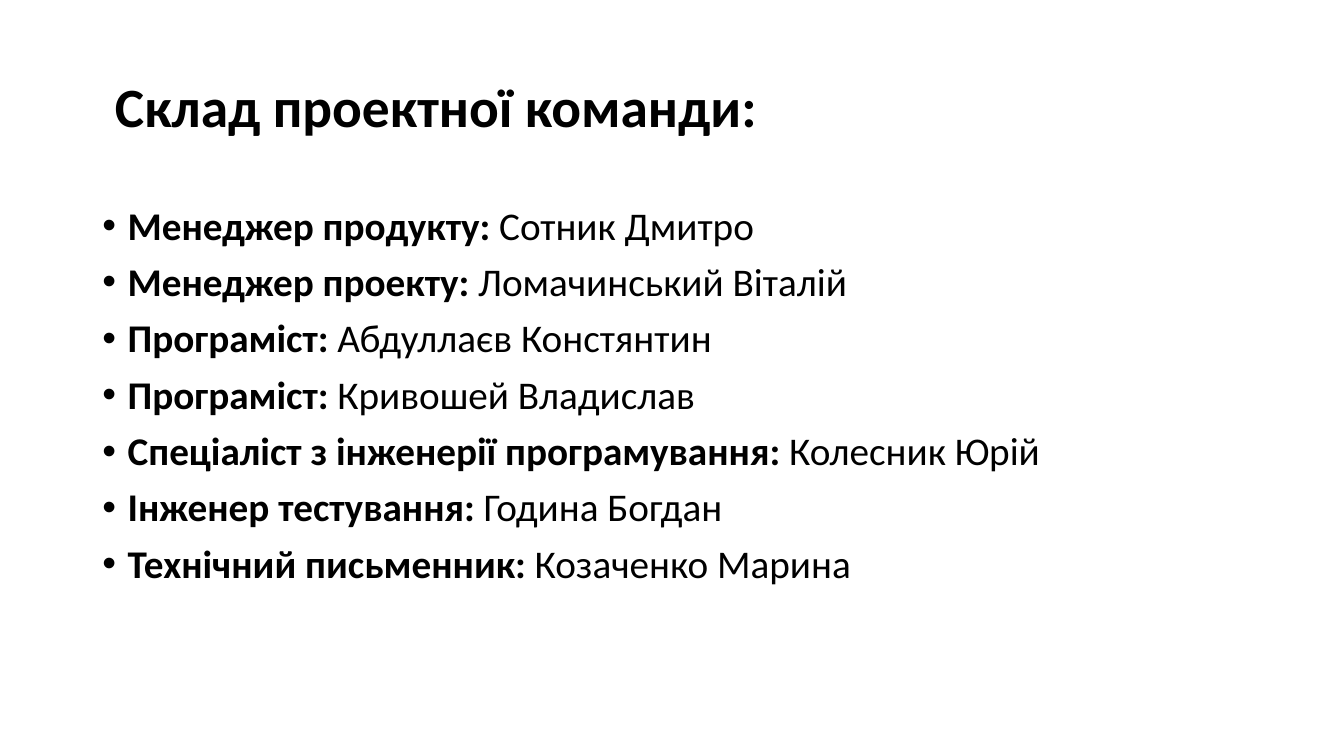
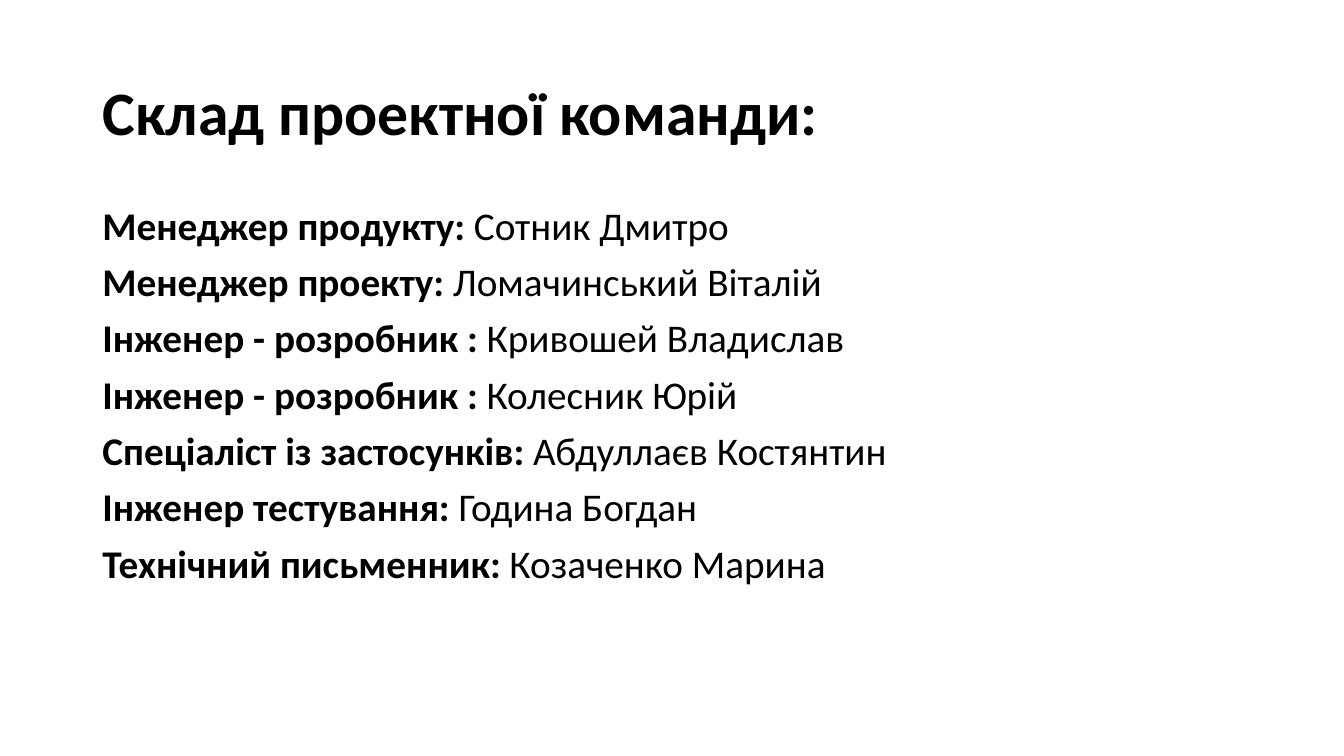
Before and after one commit to d3mage/elektronna_kafedra, a slide deck: slide 3 of elektronna_kafedra.pptx. Drawn at 1344x756 pixels with LibreOffice and Linux fonts; fonts in the diff are those of the drawing. Boxes give left, top, right and bottom in pixels: in the first picture for what was removed or moved away, otherwise in the second. Text is boxed around its words. In the diff, an @@ line names an element or a change of style, - is before the commit and + after.

```diff
--- a/elektronna_kafedra.pptx
+++ b/elektronna_kafedra.pptx
@@ title "Склад проектної команди:" at (102,93,817,145): size 39.6 to 44.1 pt @@
@@ text at (102,214,826,585): bullet • to none @@
@@ text at (102,325,887,472): text changed @@
-• Програміст: Абдуллаєв Констянтин
-• Програміст: Кривошей Владислав
-• Спеціаліст з інженерії програмування: Колесник Юрій
+Інженер - розробник : Кривошей Владислав
+Інженер - розробник : Колесник Юрій
+Спеціаліст із застосунків: Абдуллаєв Костянтин
```
Also in this commit, not shown: 4 other slides changed, 2 slides added, 1 slide removed, 2 other files.
